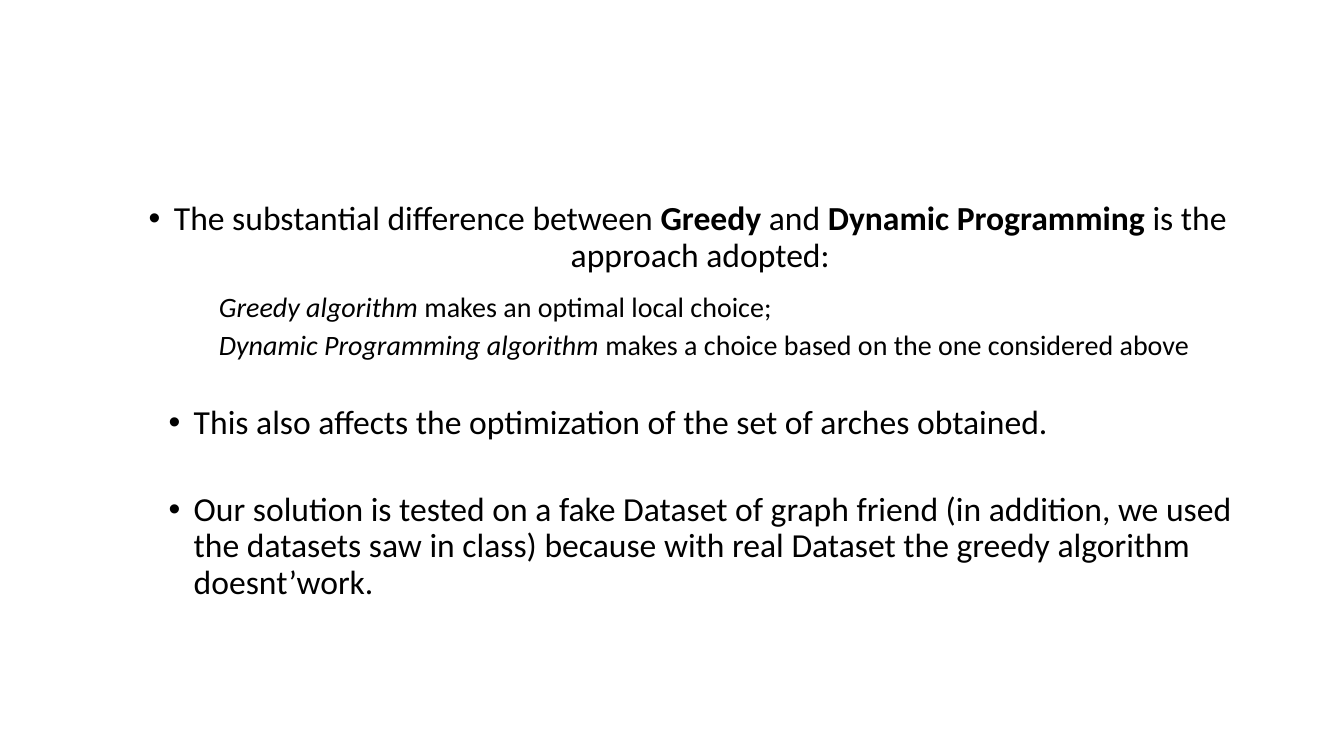
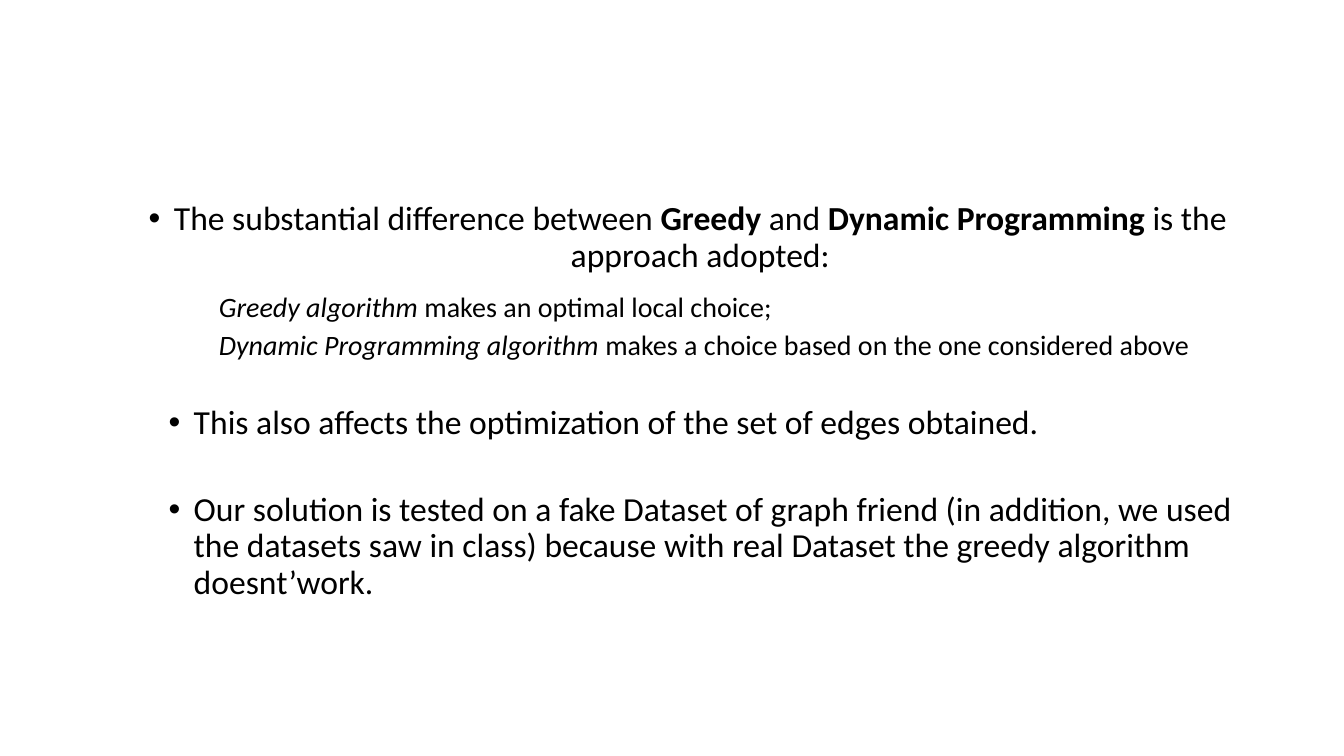
Before and after one commit to enz93/k-degree, a slide deck: slide 4 of Presentazione.pptx. Drawn at 1344x756 pixels with LibreOffice and Linux fonts; fonts in the diff are those of the drawing. Boxes give left, top, right and bottom in pixels: in the first picture for what was removed or moved away, otherwise in the second. Text is boxed around its words. In the diff, an @@ line names an element or a change of style, - is before the commit and + after.

```diff
--- a/Presentazione.pptx
+++ b/Presentazione.pptx
@@ text at bbox=[194, 410, 1038, 440]: text changed @@
-  • This also affects the optimization of the set of arches obtained.
+  • This also affects the optimization of the set of edges obtained.
```
Also in this commit, not shown: 1 other slide changed, 6 other files.
